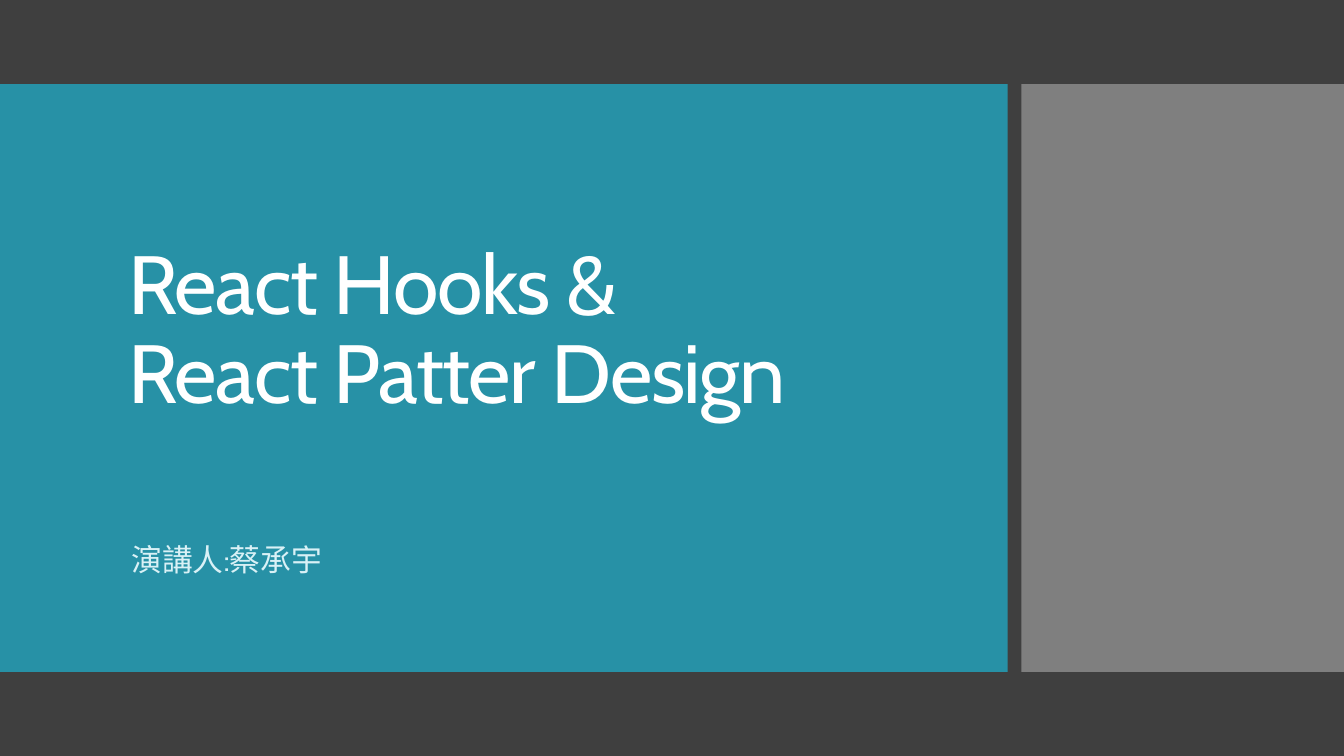
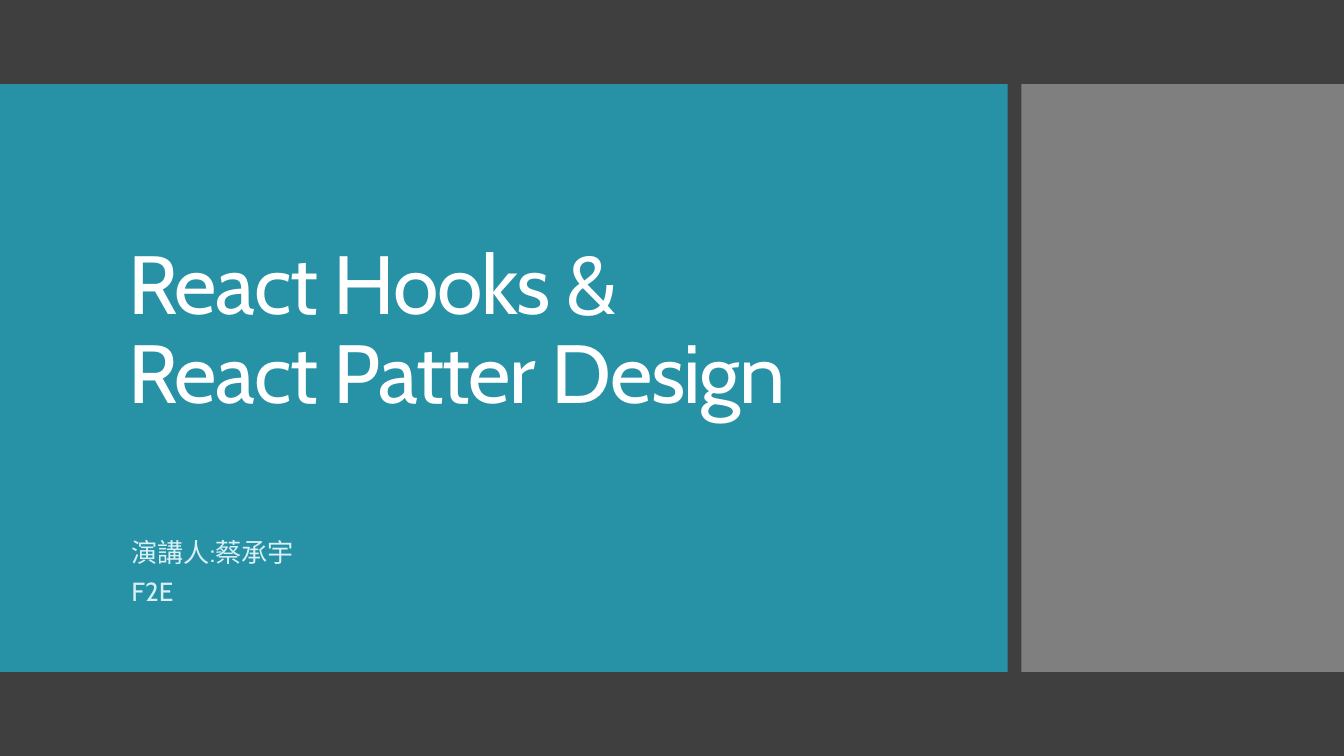
Before and after one commit to Kader-coder/React-Hooks, a slide deck: slide 1 of PPT/React Hooks &.pptx. Drawn at 1344x756 pixels with LibreOffice and Linux fonts; fonts in the diff are those of the drawing. Boxes give left, top, right and bottom in pixels: in the first picture for what was removed or moved away, otherwise in the second. Text is boxed around its words. In the diff, an @@ line names an element or a change of style, - is before the commit and + after.

```diff
--- a/PPT/React Hooks &.pptx
+++ b/PPT/React Hooks &.pptx
@@ subtitle at (x1=131, y1=540, x2=294, y2=564): size 22 to 18.7 pt in "演講人:蔡承宇"; line spacing 0.9 to 0.7 @@
@@ subtitle at (x1=131, y1=582, x2=173, y2=601): paragraph added @@
+F2E
```
Also in this commit, not shown: 1 other slide changed, 2 slides added, 1 slide removed, 28 other files.
